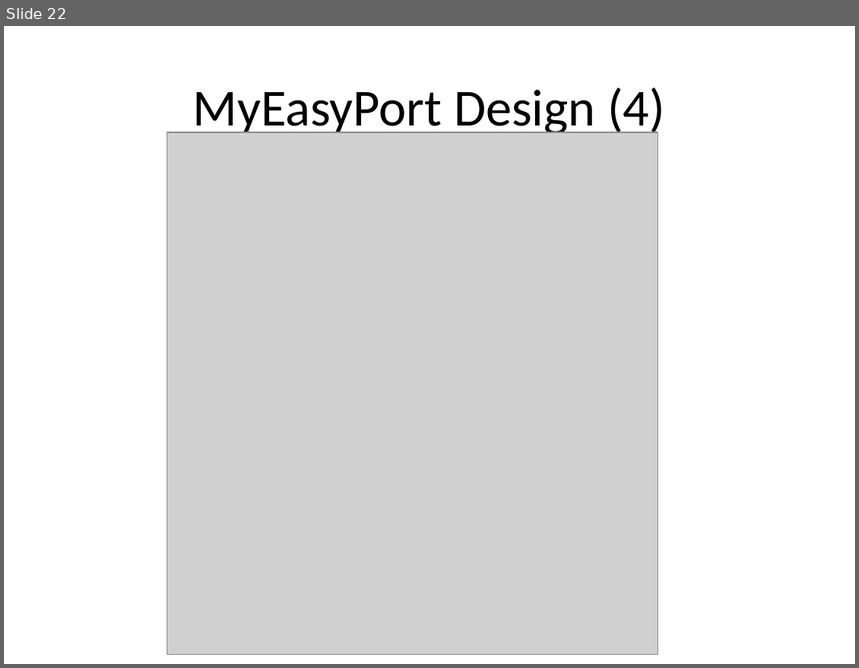
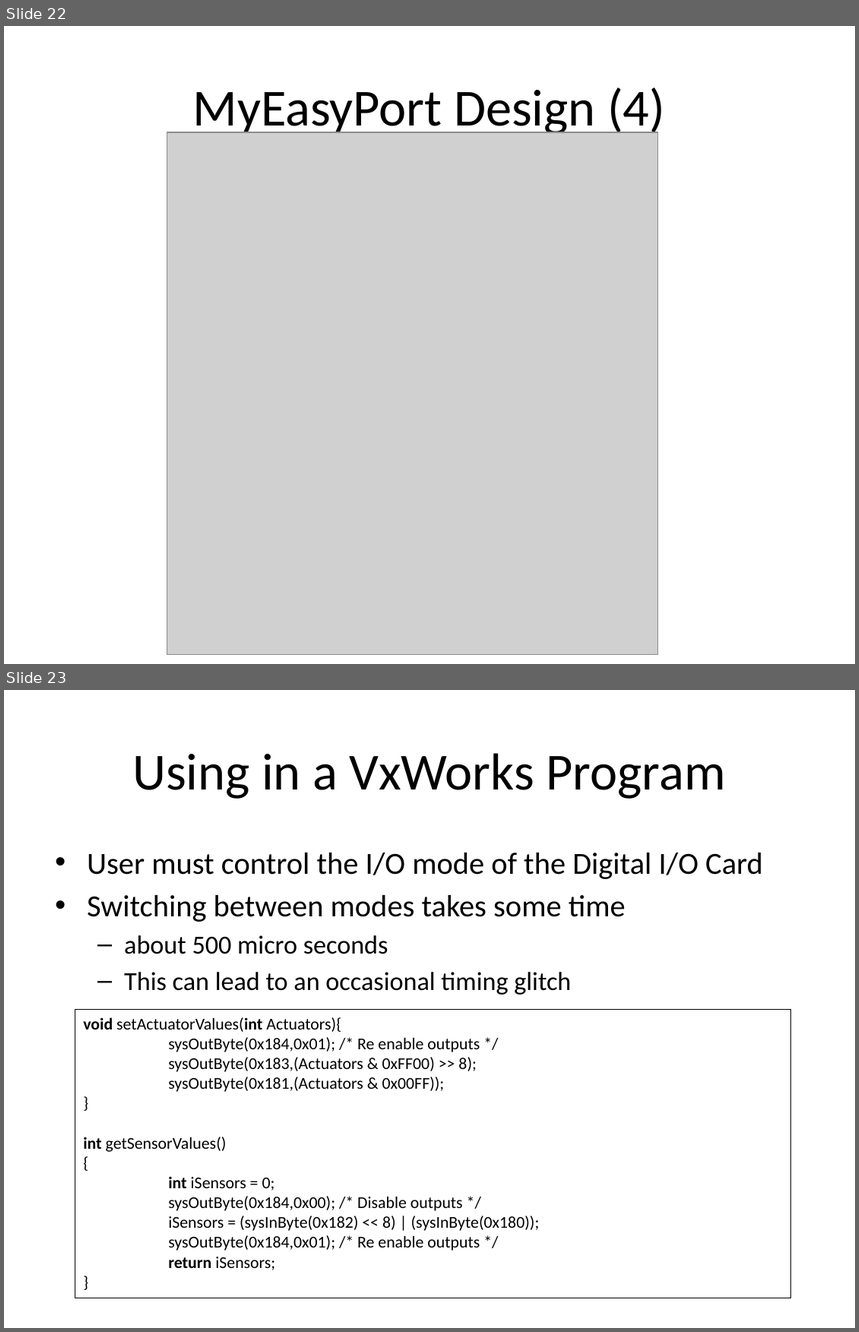
Before and after one commit to benjaminob6/GRP, a slide deck: docs/presentation/Defense.pptx. Shown one above the other, each under a label of ours: slide 22 before the commit, slides 22 and 23 after it. The pictures are 859x668 and 859x1332 pixels, drawn with LibreOffice and Linux fonts; fonts in the diff are those of the drawing; grey boxes stand for pictures. Boxes give left, top, right and bottom in pixels: in the first picture for what was removed or moved away, otherwise in the second. Text is boxed around its words. In the diff, an @@ line names an element or a change of style, - is before the commit and + after.

Commit message:
Presentation done

```diff
--- a/docs/presentation/Defense.pptx
+++ b/docs/presentation/Defense.pptx
@@ slide 23 added at (4, 690, 855, 1328), background #FFFFFF @@
@@ title added at (132, 753, 725, 799), 44 pt, text #000000 @@
+Using in a VxWorks Program
@@ text added at (87, 853, 763, 995), 26 pt, text #000000 @@
+• User must control the I/O mode of the Digital I/O Card
+• Switching between modes takes some time
+  – about 500 micro seconds
+  – This can lead to an occasional timing glitch
@@ rectangle added at (75, 1009, 791, 1299), outline #000000 0.75 pt, 14 pt, text #000000 @@
+void setActuatorValues(int Actuators){
+sysOutByte(0x184,0x01); /* Re enable outputs */
+sysOutByte(0x183,(Actuators & 0xFF00) >> 8);
+sysOutByte(0x181,(Actuators & 0x00FF));
+}
+int getSensorValues()
+{
+int iSensors = 0;
+sysOutByte(0x184,0x00); /* Disable outputs */
+iSensors = (sysInByte(0x182) << 8) | (sysInByte(0x180));
+sysOutByte(0x184,0x01); /* Re enable outputs */
+return iSensors;
+}
```
Also in this commit, not shown: 4 other slides added, 1 other file.
